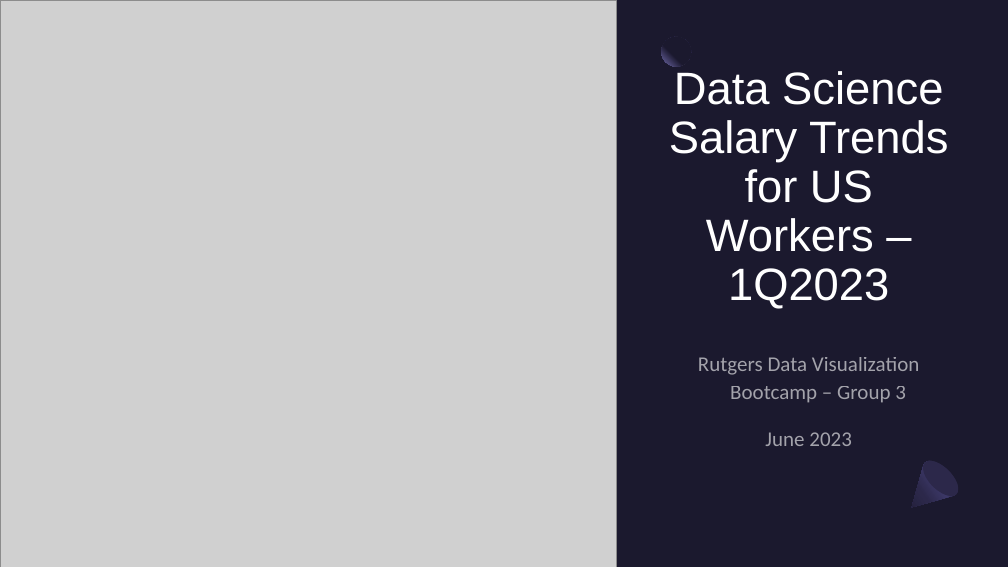
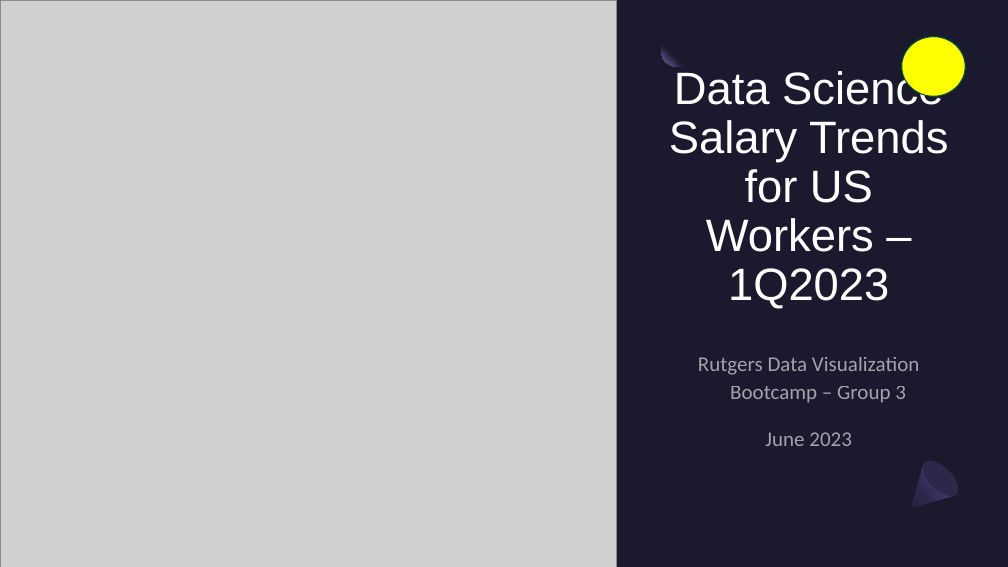
Before and after one commit to CMccormick0003/Data_Science_Salary_Trends, a slide deck: slide 1 of Presentation/draft_presentation_salaries_2023.pptx. Drawn at 1008x567 pixels with LibreOffice and Linux fonts; fonts in the diff are those of the drawing; grey boxes stand for pictures. Boxes give left, top, right and bottom in pixels: in the first picture for what was removed or moved away, otherwise in the second. Text is boxed around its words. In the diff, an @@ line names an element or a change of style, - is before the commit and + after.

```diff
--- a/Presentation/draft_presentation_salaries_2023.pptx
+++ b/Presentation/draft_presentation_salaries_2023.pptx
@@ ellipse added at (x1=902, y1=36, x2=966, y2=96), fill #FFFF00, outline #08533C 1 pt @@
```
Also in this commit, not shown: 7 other slides changed, 7 slides added, 1 other file.
